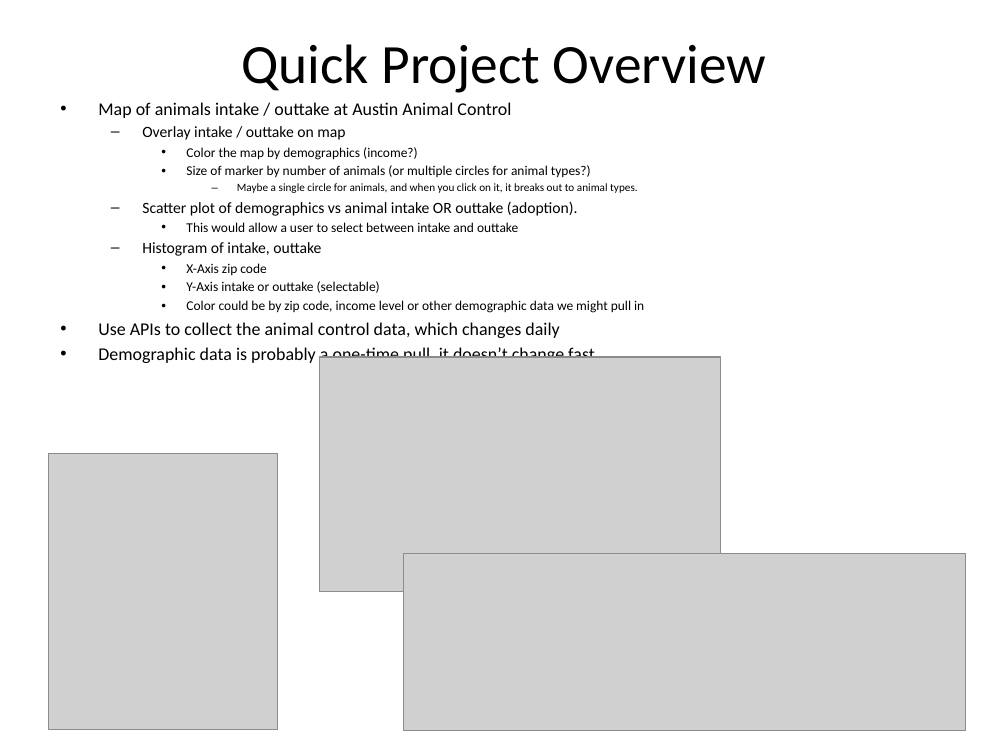
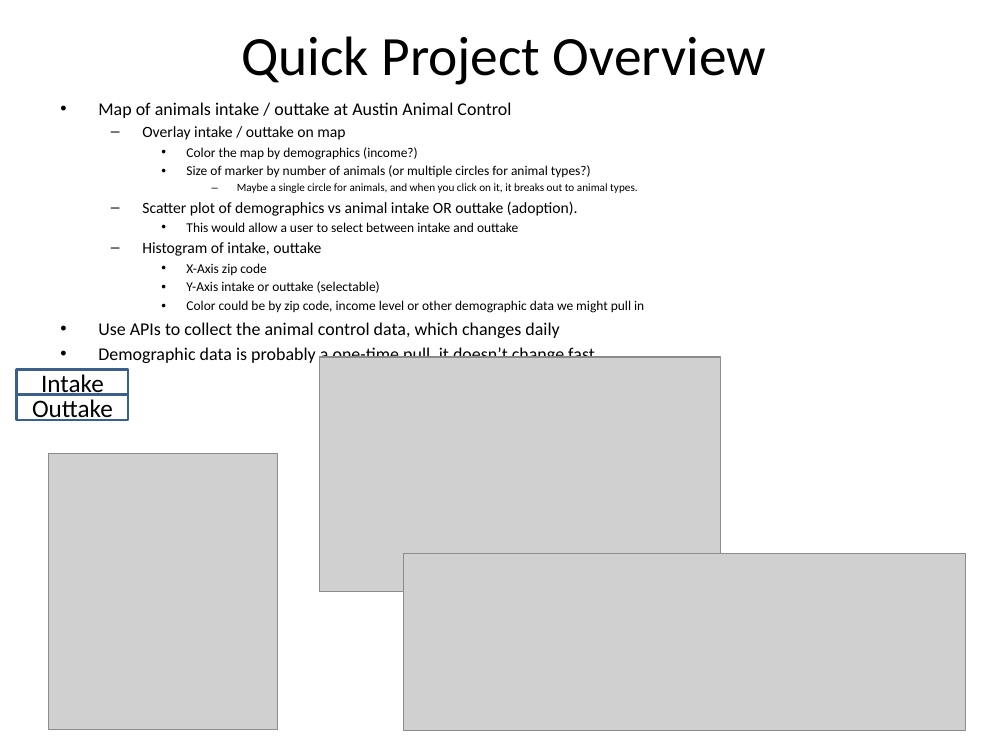
Before and after one commit to ziangzhang10/austin-animal-shelters, a slide deck: slide 2 of Boot Camp Project 2 Proposal.pptx. Drawn at 1008x756 pixels with LibreOffice and Linux fonts; fonts in the diff are those of the drawing; grey boxes stand for pictures. Boxes give left, top, right and bottom in pixels: in the first picture for what was removed or moved away, otherwise in the second. Text is boxed around its words. In the diff, an @@ line names an element or a change of style, - is before the commit and + after.

```diff
--- a/Boot Camp Project 2 Proposal.pptx
+++ b/Boot Camp Project 2 Proposal.pptx
@@ title "Quick Project Overview": place and size @@
-title "Quick Project Overview" at [241,44,766,93]
+title "Quick Project Overview" at [241,36,766,85]
@@ rectangle added at [17,370,128,395], outline #3A5F8C 2 pt, 18 pt, text #000000 @@
+Intake
@@ rectangle added at [17,395,128,420], outline #3A5F8C 2 pt, 18 pt, text #000000 @@
+Outtake
```
Also in this commit, not shown: 1 other slide changed, 3 slides added, 1 other file.
